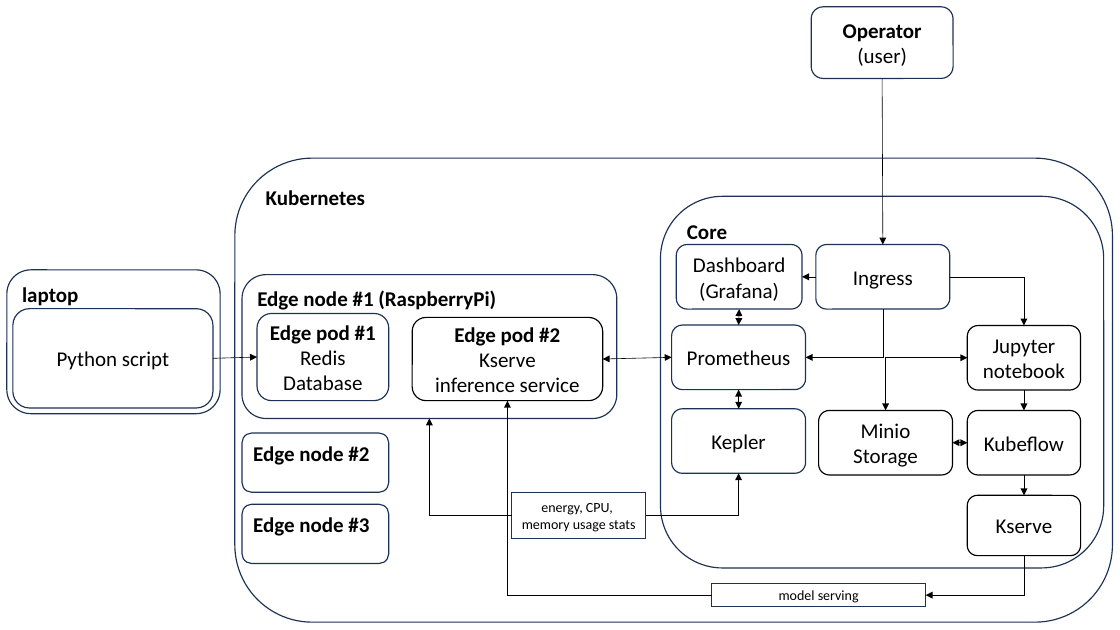
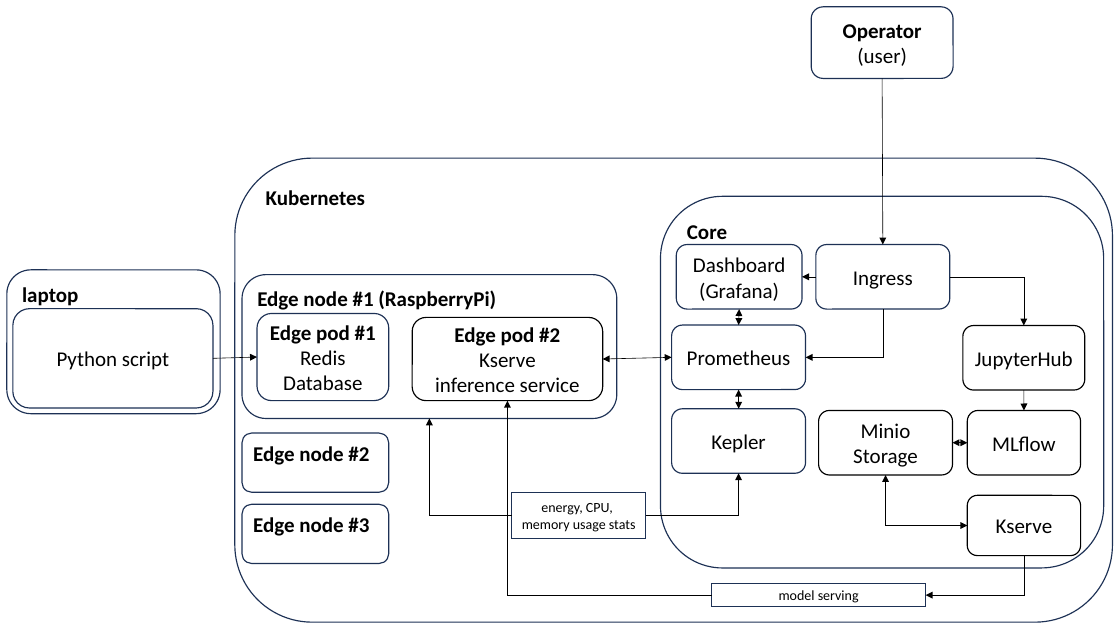
Before and after one commit to 5uperpalo/success6g-edge, a slide deck: slide 13 of img/success6g_edge_architecture.pptx (slide 10 before the commit). Drawn at 1120x630 pixels with LibreOffice and Linux fonts; fonts in the diff are those of the drawing. Boxes give left, top, right and bottom in pixels: in the first picture for what was removed or moved away, otherwise in the second. Text is boxed around its words. In the diff, an @@ line names an element or a change of style, - is before the commit and + after.

```diff
--- a/img/success6g_edge_architecture.pptx
+++ b/img/success6g_edge_architecture.pptx
@@ rounded rectangle "JupyterHub": place and size @@
-rounded rectangle "JupyterHub" at (968,326,1081,391)
+rounded rectangle "JupyterHub" at (963,326,1085,391)
@@ text in rounded rectangle at (975,351,1073,370): text changed @@
-Jupyter notebook
+JupyterHub
@@ text in rounded rectangle at (992,436,1056,451): text changed @@
-Kubeflow
+MLflow
@@ elbow double arrow moved from (886, 411) - (968, 358) to (968, 526) - (886, 476) @@
@@ arrow removed from (1024, 476) to (1024, 496) @@
```
Also in this commit, not shown: 9 other slides changed, 3 slides added, 20 other files.
